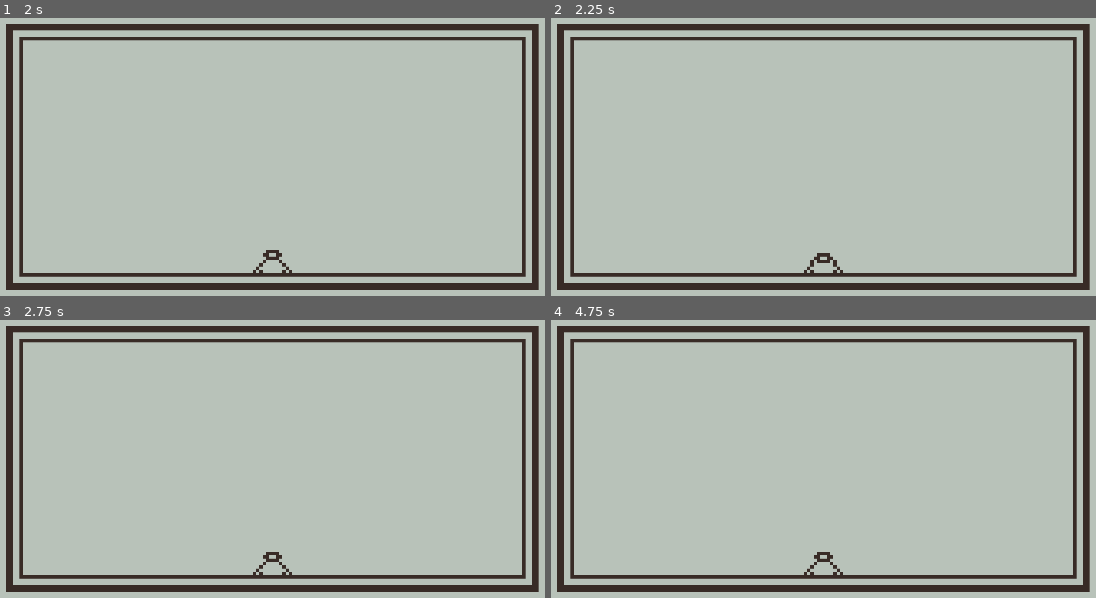
Above: before the commit, frames 1-4 (two rows, left to right).
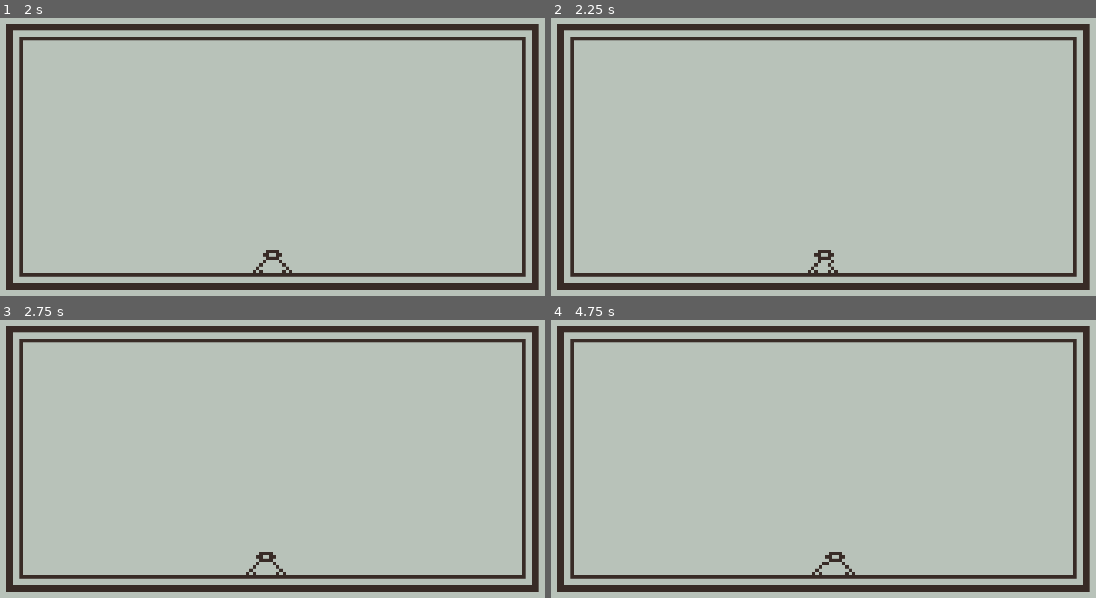
Above: after the commit, the same moments.

Repository: mnstr0/godot-wild-jam-94
Game: Godot game, scene res://scenes/main.tscn
The game is run twice, just before and just after one commit, with the same random seed, the same clock (stepped at 60 frames per second) and the same inputs. The project has no main scene, so this scene is started directly.
Inputs:
- Up to frame 1 (2 s): tap Enter at 0.5 s; tap Space at 1.25 s
- Up to frame 2 (2.25 s): tap Enter at 2 s
- Up to frame 3 (2.75 s): no input
- Up to frame 4 (4.75 s): tap Space at 2.75 s; tap Enter at 3.5 s

Frame 1 is identical in both runs. In frame 2, 0.2% of the frame differs, in the area x 46-54%, y 83-92%; in frame 3, 0.2%; in frame 4, 0.3%, in the area x 46-56%, y 83-92%.

Commit message:
tama now navs and idles using the path2d

Diff:
--- a/scenes/tama.tscn
+++ b/scenes/tama.tscn
@@ -151,12 +151,13 @@
 
 [node name="Pathing" type="Node2D" parent="." unique_id=1202144787]
 script = ExtResource("4_a0a3e")
+idle_timeout = 2.0
 
 [node name="Mood" type="Node2D" parent="." unique_id=1379283225]
 script = ExtResource("5_by7cs")
 
 [node name="IdleTimer" type="Timer" parent="." unique_id=1377956296]
-wait_time = 5.0
+wait_time = 2.0
 one_shot = true
 autostart = true
 
--- a/scripts/tama.gd
+++ b/scripts/tama.gd
@@ -2,12 +2,16 @@
 @onready var tama_path: PathFollow2D = $"../.."
 @onready var idle_timer: Timer = $"../IdleTimer"
 @onready var tama_sprite: AnimatedSprite2D = $".."
-var path_goal_ratio: float = 0.0
+# var path_goal_ratio: float = 0.0
 var rand_ratio_mod: int = 0
 var idle_time: float = 0.0
-var current_progress_ratio: float = 0.0
+var path_goal_ratio: float = 0.0
 var moving_right: bool = true
+var current_ratio: float
+var delta: float
+var step: float
 
+@export var idle_timeout : float
 
 signal idle_state_entered
 signal wander_state_entered
@@ -40,8 +44,7 @@
 
 # Called when the node enters the scene tree for the first time.
 func _ready() -> void:
-	randomize() ## This method is called automatically when the project is run
-
+	pass
 # Called every frame. 'delta' is the elapsed time since the previous frame.
 func _process(_delta: float) -> void:
 	# tama_path.progress_ratio += 0.01
@@ -50,8 +53,8 @@
 			tama_sprite.animation = "gen_1_idle"
 		pass
 	elif movement_state == MovementState.WANDER:
-		if current_progress_ratio != tama_path.progress_ratio:
-			proceed_to_path_goal(current_progress_ratio)
+		if path_goal_ratio != tama_path.progress_ratio:
+			proceed_to_path_goal(path_goal_ratio)
 		if tama_sprite.animation != "gen_1_walk":
 			tama_sprite.animation = "gen_1_walk"
 		pass
@@ -63,25 +66,37 @@
 	rand_ratio_mod = randi_range(0, 100)
 
 func proceed_to_path_goal(ratio: float) -> void:
-	if tama_path.progress_ratio < ratio:
-		tama_path.progress_ratio += 0.001
-	elif tama_path.progress_ratio > ratio:
-		tama_path.progress_ratio -= 0.001
-	elif tama_path.progress_ratio == ratio:
+	# Get the current position along the path as a ratio from 0 to 1.
+	current_ratio = tama_path.progress_ratio
+	# Calculate how far away the target ratio is from the current position.
+	delta = ratio - current_ratio
+	# Use a small step to move smoothly along the path each frame.
+	step = 0.001
+	# If we are very close to the target, snap to it and stop moving.
+	if abs(delta) <= step:
+		tama_path.progress_ratio = ratio
+		# Switch the sprite to the idle animation when movement is complete.
 		if tama_sprite.animation != "gen_1_idle":
 			tama_sprite.animation = "gen_1_idle"
 		change_state(MovementState.IDLE)
+		idle_timer.start(idle_timeout)
+	elif delta > 0:
+		# If the target is ahead of the current position, move forward.
+		tama_path.progress_ratio += step
+	else:
+		# If the target is behind the current position, move backward.
+		tama_path.progress_ratio -= step
 
-func update_current_progress_ratio() -> void:
-	current_progress_ratio = tama_path.progress_ratio + rand_ratio_mod
-	if current_progress_ratio > 100:
-		current_progress_ratio -= 100
-	current_progress_ratio /= 100
+func update_path_goal_ratio() -> void:
+	path_goal_ratio = tama_path.progress_ratio + rand_ratio_mod
+	if path_goal_ratio > 100:
+		path_goal_ratio -= 100
+	path_goal_ratio /= 100 # ratio is between 0 and 1
 
 func _on_idle_timer_timeout() -> void:
 	print("Idle Timer Timedout")
 	randomize_ratio_mod()
-	update_current_progress_ratio()
+	update_path_goal_ratio()
 	change_state(MovementState.WANDER)
 	emit_signal("wander_state_entered")
 	pass # Replace with function body.
